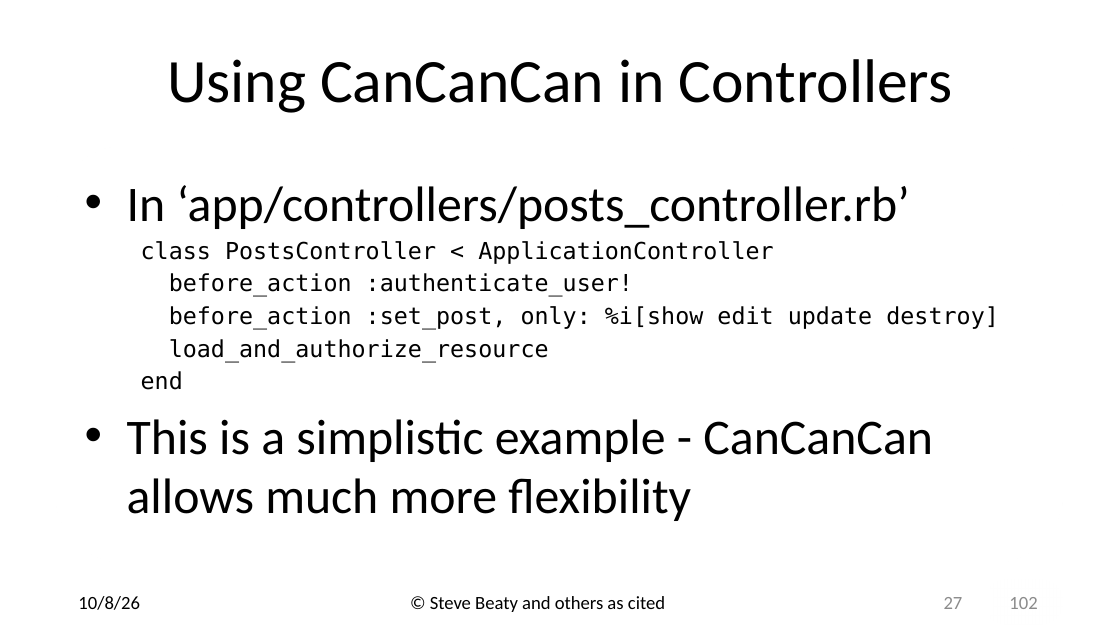
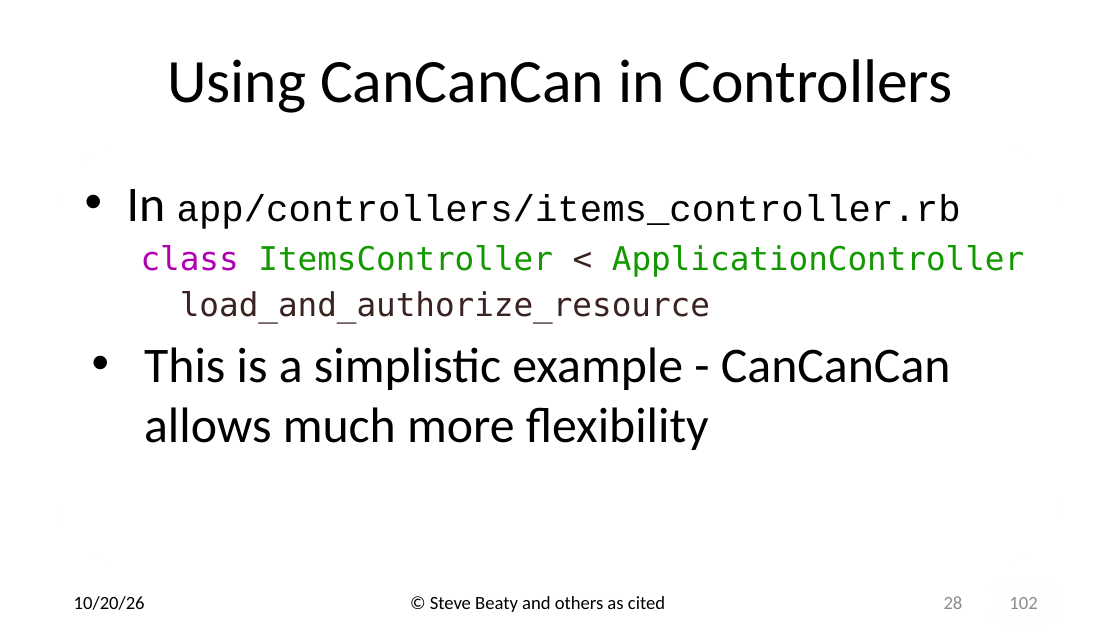
Before and after one commit to drb80/WebAppDev, a slide deck: slide 28 of Slides/Chapter06.pptx (slide 27 before the commit). Drawn at 1120x630 pixels with LibreOffice and Linux fonts; fonts in the diff are those of the drawing; background and template pictures are left out. Boxes give left, top, right and bottom in pixels: in the first picture for what was removed or moved away, otherwise in the second. Text is boxed around its words. In the diff, an @@ line names an element or a change of style, - is before the commit and + after.

```diff
--- a/Slides/Chapter06.pptx
+++ b/Slides/Chapter06.pptx
@@ text at (127, 189, 1024, 277): text changed; size 20 to 28 pt @@
-• In ‘app/controllers/posts_controller.rb’
-  class PostsController < ApplicationController
-  before_action :authenticate_user!
-  before_action :set_post, only: %i[show edit update destroy]
+• In app/controllers/items_controller.rb
+  class ItemsController < ApplicationController
@@ text at (144, 291, 951, 450): size 20 to 28 pt, text colour #000000 to #3B2322 in "load_and_authorize_resource"; more space between paragraphs; indent changed @@
@@ text at (141, 371, 183, 390): paragraph removed @@
-  end
@@ text at (74, 596, 145, 610): text changed @@
-10/8/26
+10/20/26
@@ page number at (944, 596, 963, 609): text changed @@
-27
+28
```
Also in this commit, not shown: 100 other slides changed, 2 slides added, 1 other file.
